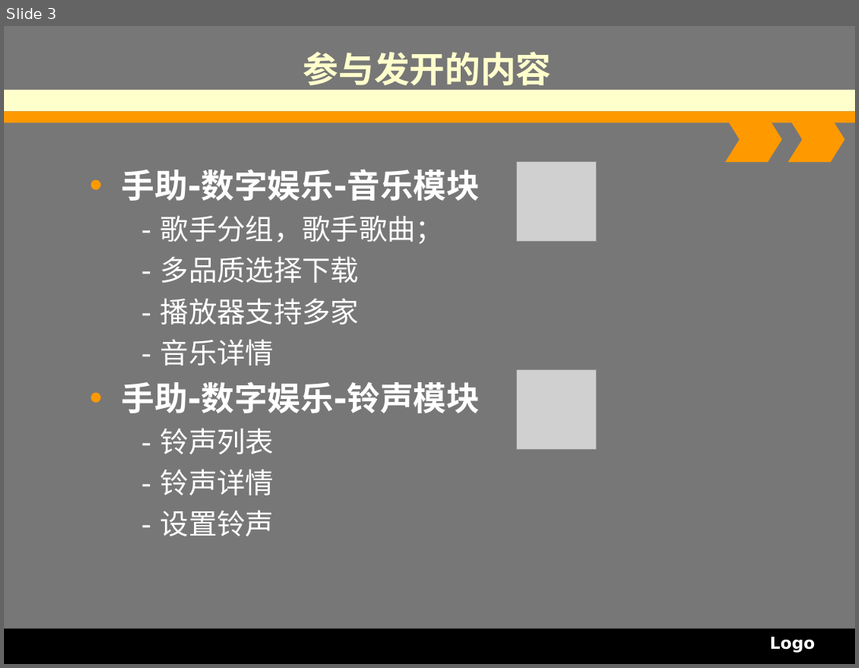
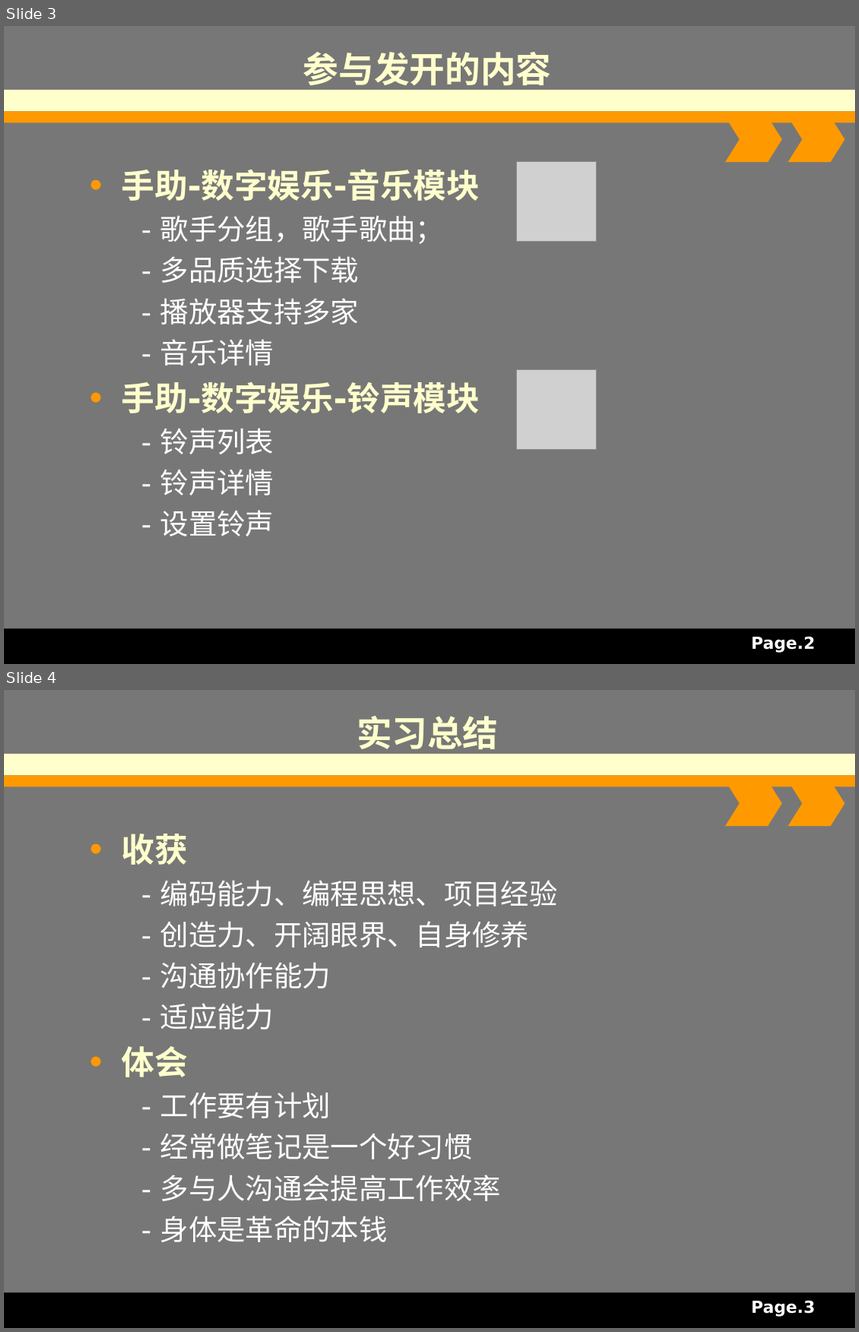
Before and after one commit to tianlanse93/Blogs, a slide deck: 实习生转正自评.ppt. Shown one above the other, each under a label of ours: slide 3 before the commit, slides 3 and 4 after it. The pictures are 859x668 and 859x1332 pixels, drawn with LibreOffice and Linux fonts; fonts in the diff are those of the drawing; grey boxes stand for pictures. Boxes give left, top, right and bottom in pixels: in the first picture for what was removed or moved away, otherwise in the second. Text is boxed around its words. In the diff, an @@ line names an element or a change of style, - is before the commit and + after.

```diff
--- a/实习生转正自评.ppt
+++ b/实习生转正自评.ppt
@@ slide 4 added at (4, 690, 855, 1328), background #777777; not listed: 5 template elements that a slide beside it also shows @@
@@ title added at (357, 716, 499, 756), 30 pt, text #FFFFCC, bold @@
+实习总结
@@ text added at (122, 834, 558, 1243), 24 pt, text #FFFFFF @@
+• 收获
+  - 编码能力、编程思想、项目经验
+  - 创造力、开阔眼界、自身修养
+  - 沟通协作能力
+  - 适应能力
+• 体会
+  - 工作要有计划
+  - 经常做笔记是一个好习惯
+  - 多与人沟通会提高工作效率
+  - 身体是革命的本钱
@@ text added at (320, 1141, 335, 1159), 18 pt, text #777777, bold @@
+Diagram
+2
@@ text added at (313, 1147, 327, 1159), 18 pt, text #777777, bold @@
+Diagram
+2
@@ text added at (751, 1301, 815, 1317), 14 pt, text #FFFFFF, bold @@
+Page.3
@@ slide 3 changed as well @@
@@ text at (122, 169, 480, 414): text colour #FFFFFF to #FFFFCC in "手助-数字娱乐-音乐模块", "手助-数字娱乐-铃声模块" @@
@@ text at (751, 637, 815, 653): text changed @@
-Logo
+Page.2
```
Also in this commit, not shown: 3 other slides changed, 8 slides removed.
